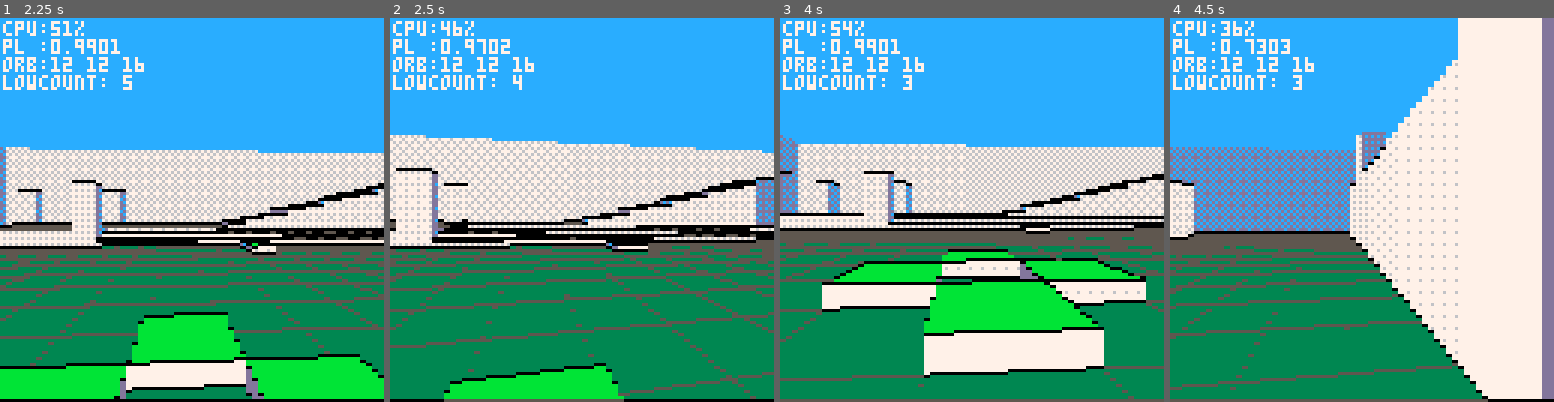
Above: before the commit, frames 1-4 (left to right).
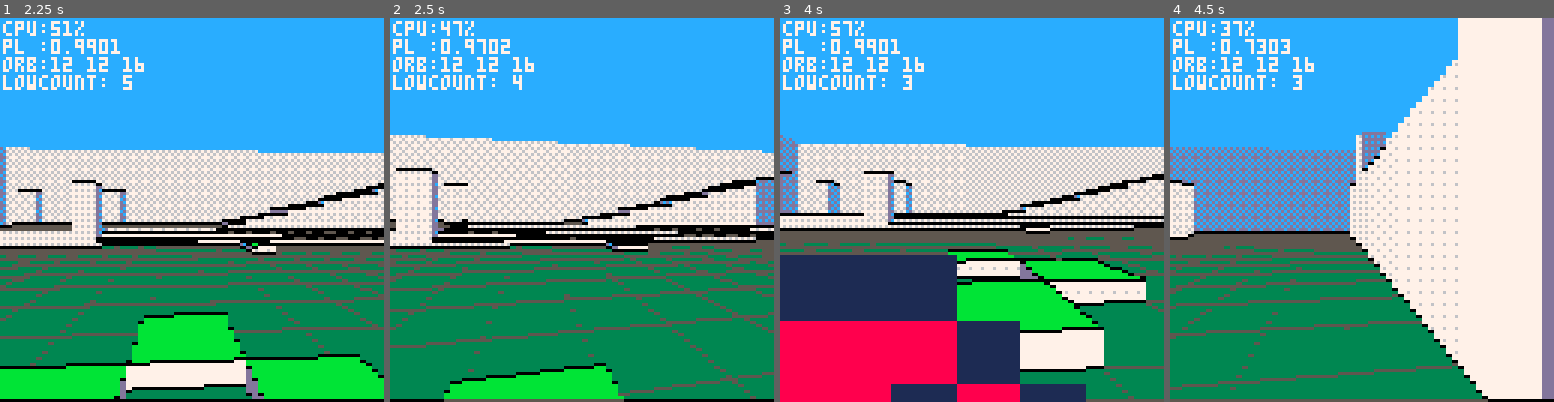
Above: after the commit, the same moments.

Repository: paloblanco/sallyneptune
Game: PICO-8 cartridge cast.p8
Two runs of this game, one before a commit and one after it. Both use one fixed random seed, a clock stepped at 60 frames per second and the inputs below.
Inputs:
- Up to frame 1 (2.25 s): tap X (X key) at 0.33, 1.07, 1.85 s; tap O (Z key) at 0.7, 1.7, 2.1 s; hold Right 1.6-2.1 s; hold Up from 2.15 s (still down)
- Up to frame 2 (2.5 s): release Up at 2.42 s; hold Right from 2.47 s (still down)
- Up to frame 3 (4 s): tap O (Z key) every 0.4 s from 2.5 to 3.7 s; tap X (X key) at 2.97 s; release Right at 3.03 s; hold Left 3.08-3.58 s; hold Down 3.63-3.97 s
- Up to frame 4 (4.5 s): hold Right from 4.02 s (still down); tap X (X key) at 4.08 s; tap O (Z key) at 4.1 s

Frame 1 is identical in both runs. In frame 2, less than 0.1% of the frame differs, in the area x 16-19%, y 0-5%; in frame 3, 22%, in the area x 0-80%, y 0-100%; in frame 4, less than 0.1%.

Commit message:
sprite distance calculated

Diff:
--- a/actor.lua
+++ b/actor.lua
@@ -5,21 +5,30 @@
 actor.z=0
 actor.sp=48
 actor.vwidth=1
+actor.dist_cam = 0
+actor.ang_cam = 0
 
-function actor:draw_simple(x,y,z,dir) -- needs view plane and player x,y,z,dir
+function actor:get_cam_params(x,y,z,dir)
     local dx = self.x-x
     local dy = self.y-y
     local dz = self.z-(z-1.5)
     local ang = atan2(dx,dy)
     local rel_ang = ang-dir -- angle of object off player angle
     if (rel_ang > .5) rel_ang = rel_ang-1
+    if (rel_ang < -.5) rel_ang = 1+rel_ang
+    self.ang_cam = rel_ang
+    local dist = sqrt((dx)^2 + (dy)^2)
+    self.dist_cam = dist*cos(rel_ang)/cos(.1) -- not sure why you need .1 here but you do
+end
+
+function actor:draw_simple(x,y,z,dir) -- needs view plane and player x,y,z,dir
+    local dz = self.z-(z-1.5)
+    local rel_ang = self.ang_cam
     if (abs(rel_ang) > fov/2) return -- escape function if not in fov
-    local dist = sqrt((dx)^2 + (dy)^2)
-    dist = dist*cos(rel_ang)/cos(.1)
+    local dist = self.dist_cam
     local sx = (-rel_ang*2/fov)*64+64
     local sy = (dz*64/dist)+64
     --circfill(sx,sy,unit/dist,11)
     local hw = self.vwidth*unit/dist
     sspr(self.sp%16,8*(self.sp\16),8,8,sx-.5*hw,sy-hw,hw,hw)
-
 end
--- a/main.lua
+++ b/main.lua
@@ -4,7 +4,7 @@
 	-- create player
 	pl = player:new()
     alist = {}
-    add(alist,pl)
+    -- add(alist,pl)
 	-- map
 	for y=0,31 do
 		for x=0,31 do
@@ -12,11 +12,13 @@
 		end
 	end
 	orb = actor:new({x=12,y=12,z=16})
+	add(alist,orb)
 end
 
 
 function _update()
 
+	pl:update()
     for aa in all(alist) do
         aa:update()
     end
@@ -181,17 +183,21 @@
 
 function _draw()
 	cls()
-
 	-- to do: sky? stars?
 	rectfill(0,0,127,127,12)
 	draw_3d()
-	orb:draw_simple(pl.x,pl.y,pl.z,pl.d)
-	-- draw map
-	if (false) then
-		mapdraw(0,0,0,0,32,32)
-		pset(pl.x*8,pl.y*8,12)
-		pset(pl.x*8+cos(pl.d)*2,pl.y*8+sin(pl.d)*2,13)
+
+	-- sort sprites
+	for aa in all(alist) do
+		aa:get_cam_params(pl.x,pl.y,pl.z,pl.d)
 	end
+	-- SORT HERE
+
+	-- draw sprites
+	for aa in all(alist) do
+		aa:draw_simple(pl.x,pl.y,pl.z,pl.d)
+	end
+
 	cursor(0,0) color(7)
 	print("cpu:"..flr(stat(1)*100).."%",1,1)
 	print("pl :"..pl.d)
